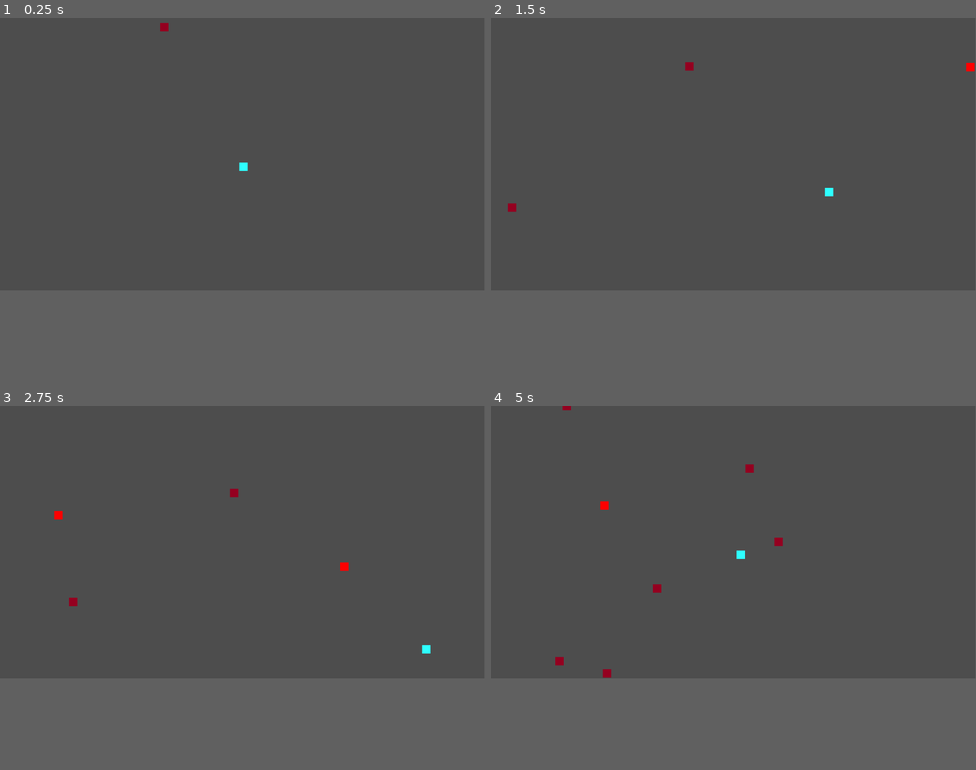
Above: before the commit, frames 1-4 (two rows, left to right).
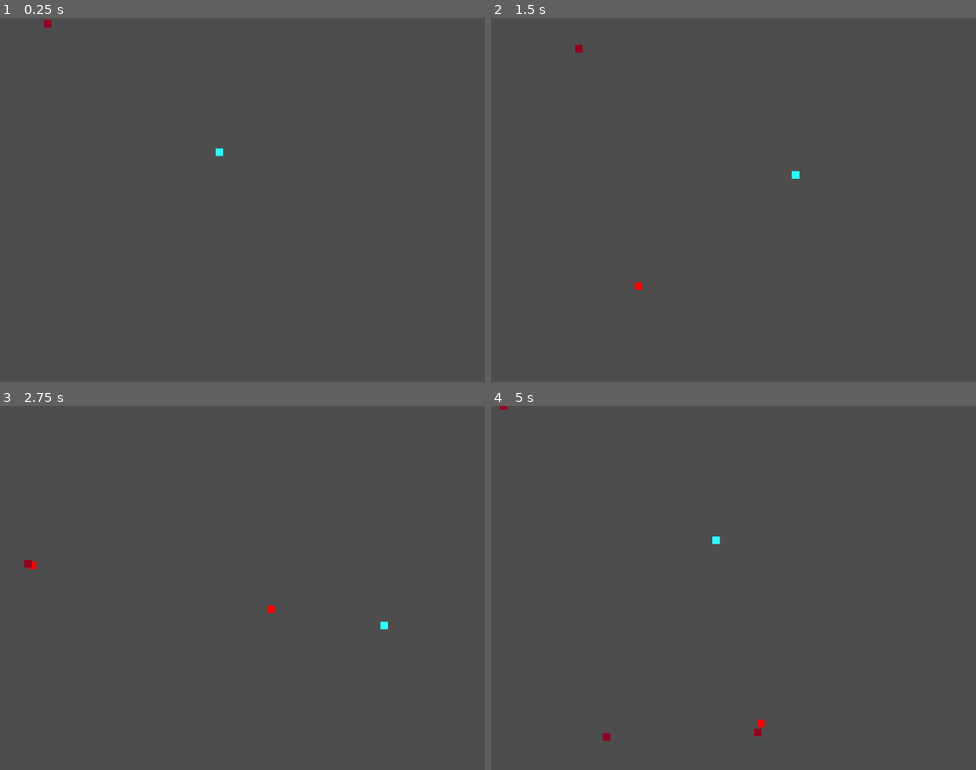
Above: after the commit, the same moments.

Repository: umangSharmacs/minimal_bullet_haven
Game: Godot game, scene res://scene.tscn
Two runs of this game, one before a commit and one after it. Both use one fixed random seed, a clock stepped at 60 frames per second and the inputs below.
Inputs (mouse positions are in pixels of both pictures, inside the frame that each line leads up to):
- Up to frame 1 (0.25 s): no input
- Up to frame 2 (1.5 s): move the mouse to (840, 141) at 0.52 s; hold Right (move_right) 0.53-1.28 s; move the mouse to (636, 167) at 1.27 s; hold Down (move_down) from 1.28 s (still down)
- Up to frame 3 (2.75 s): move the mouse to (291, 482) at 2.02 s; release Down (move_down) at 2.03 s; hold Right (move_right) from 2.03 s (still down)
- Up to frame 4 (5 s): move the mouse to (709, 595) at 2.77 s; release Right (move_right) at 2.78 s; hold Up (move_up) 2.78-3.53 s; move the mouse to (879, 584) at 3.52 s; hold A (move_left) from 3.53 s (still down); move the mouse to (588, 500) at 4.27 s
In our replay, the window is 799x449 before the commit and 800x600 after it. These sizes can differ from the game's own. Grey fills any space a smaller window leaves; there, only what the larger window draws over its background counts as a difference.

The runs differ from the first frame. In frame 1, 0.2% of the frame differs, in the area x 9-52%, y 0-42%; in frame 2, 0.3%; in frame 3, 0.3%; in frame 4, 0.5%, in the area x 1-61%, y 0-92%.

Commit message:
Changed shooting mechanic o be automatic

Diff:
--- a/Player.gd
+++ b/Player.gd
@@ -1,5 +1,4 @@
 extends CharacterBody2D
-
 
 # Declaring values required
 @export var HEALTH = 100
@@ -8,7 +7,7 @@
 @export var LEVEL = 1
 @export var SCORE = 0
 
-
+@onready var enemies = get_parent().get_node("Enemies")
 # --------------------------- BULLETS --------------------------------------------
 # Bullets timer.
 #@onready var bullet_timer = $Bullet_Timer
@@ -17,17 +16,28 @@
 @export var bullet_scene : PackedScene = load("res://bullet.tscn")
 
 # Get angle between Player and mouse position
-func get_direction():
-	var mouse_pos = get_viewport().get_mouse_position()
-	var direction = (mouse_pos-position).normalized()
+func get_direction(closest_enemy):
+	var direction = (closest_enemy.position-position).normalized()
 	return direction
+
+func get_closest_enemy():
+	var closest_enemy
+	var min_dist = INF
+	for enemy in enemies.get_children():
+		if min_dist>enemy.distance_from_player:
+			min_dist = enemy.distance_from_player
+			closest_enemy = enemy
+	return closest_enemy
+
 
 # Function to shoot based on the timer
 func shoot():
 	var bullet = bullet_scene.instantiate()
 	bullet.DAMAGE = DAMAGE
 	bullet.position = position
-	bullet.DIRECTION = get_direction()
+
+	var closest_enemy = get_closest_enemy()
+	bullet.DIRECTION = get_direction(closest_enemy)
 	$Bullets.add_child(bullet)
 
 
--- a/bullet.gd
+++ b/bullet.gd
@@ -20,4 +20,3 @@
 		queue_free()
 		# Reduce health of enemy
 		area.HEALTH -= DAMAGE
-		print(area.HEALTH)
--- a/enemy.gd
+++ b/enemy.gd
@@ -6,6 +6,8 @@
 @export var HEALTH = 20
 @export var DAMAGE = 10
 @export var CAN_DAMAGE : bool = true
+
+@export var distance_from_player : float
 
 
 func _ready():
@@ -29,9 +31,11 @@
 
 func _process(delta):
 	var direction = (player.position - position).normalized()
+	distance_from_player = (player.position - position).length()
 	if direction:
 		position.x += direction[0] * SPEED * delta
 		position.y += direction[1] * SPEED * delta
+
 
 
 	if HEALTH<=0:
@@ -50,4 +54,3 @@
 	if CAN_DAMAGE and body==player:
 		CAN_DAMAGE = false
 		player.HEALTH -= DAMAGE
-		print(player.HEALTH)
--- a/project.godot
+++ b/project.godot
@@ -14,6 +14,11 @@
 run/main_scene="res://scene.tscn"
 config/features=PackedStringArray("4.2", "Mobile")
 config/icon="res://icon.svg"
+
+[display]
+
+window/size/viewport_width=1280
+window/size/viewport_height=960
 
 [editor]
 
